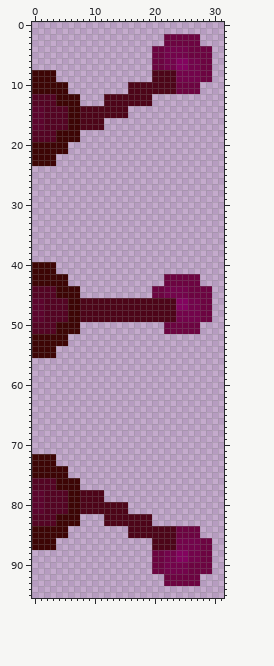
Sprite sheet, stored at cliente/assets/fase2/alavanca2.png. Above: the version before the commit.
The file is 32x96 pixels.
New version:
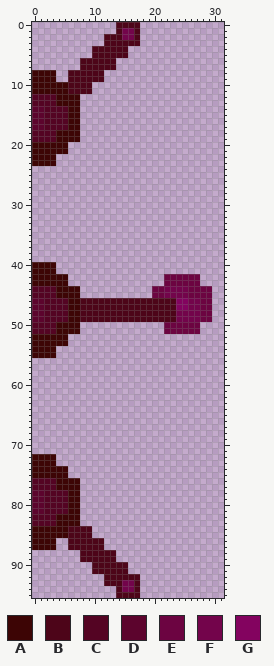
Palette (. is transparent): A #3d0505  B #4d0519  C #540423  D #5c042d  E #6c0441  F #73044b  G #83035f
Change:
The edit adds colour B in row 0 at x 14 to 17; in row 1 at x 14 and 17; in row 2 at x 12 to 14 and 17; in row 3 at x 12 to 17; in rows 4 to 5 at x 10 to 15; in rows 6 to 7 at x 8 to 13.
The edit adds colour B in rows 8 to 9 at x 6 to 11; in rows 10 to 11 at x 6 to 9; in rows 84 to 85 at x 6 to 9; in rows 86 to 87 at x 6 to 11; in rows 88 to 89 at x 8 to 13; in rows 90 to 91 at x 10 to 15.
The edit adds colour B in row 92 at x 12 to 17; in row 93 at x 12 to 14 and 17; in row 94 at x 14 and 17; in row 95 at x 14 to 17.
The edit adds colour F in rows 1 to 2 at x 15 to 16; in rows 93 to 94 at x 15 to 16.
The edit erases colour B in rows 8 to 9 at x 20 to 23; in rows 10 to 11 at x 16 to 23; in rows 12 to 13 at x 12 to 19; in rows 14 to 15 at x 8 to 15; in rows 16 to 17 at x 8 to 11; in rows 78 to 79 at x 8 to 11.
The edit erases colour B in rows 80 to 81 at x 8 to 15; in rows 82 to 83 at x 12 to 19; in rows 84 to 85 at x 16 to 23; in rows 86 to 87 at x 20 to 23.
The edit erases colour E in rows 2 to 3 at x 22 to 27; in rows 4 to 5 at x 20 to 21 and 26 to 29; in rows 6 to 7 at x 20 to 21 and 28 to 29; in rows 8 to 9 at x 28 to 29; in rows 10 to 11 at x 24 to 27; in rows 84 to 85 at x 24 to 27.
The edit erases colour E in rows 86 to 87 at x 28 to 29; in rows 88 to 89 at x 20 to 21 and 28 to 29; in rows 90 to 91 at x 20 to 21 and 26 to 29; in rows 92 to 93 at x 22 to 27.
The edit erases colour F in rows 4 to 5 at x 22 to 25; in rows 6 to 7 at x 22 to 23 and 26 to 27; in rows 8 to 9 at x 24 to 27; in rows 86 to 87 at x 24 to 27; in rows 88 to 89 at x 22 to 23 and 26 to 27; in rows 90 to 91 at x 22 to 25.
The edit erases colour G in rows 6 to 7 at x 24 to 25; in rows 88 to 89 at x 24 to 25.
Boxes around the changes in both pictures, in picture pixels (x1, y1, x2, y2):
changed: (68, 22, 212, 130)
changed: (68, 490, 212, 598)
